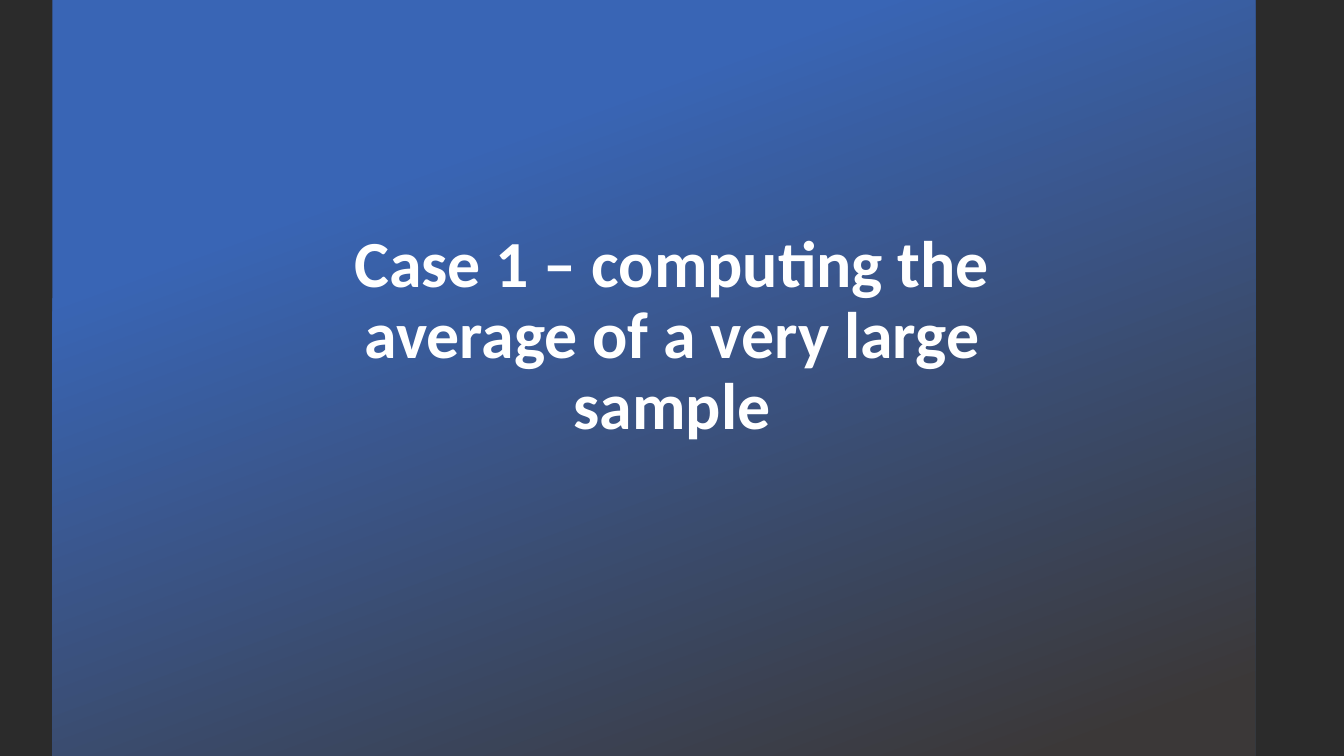
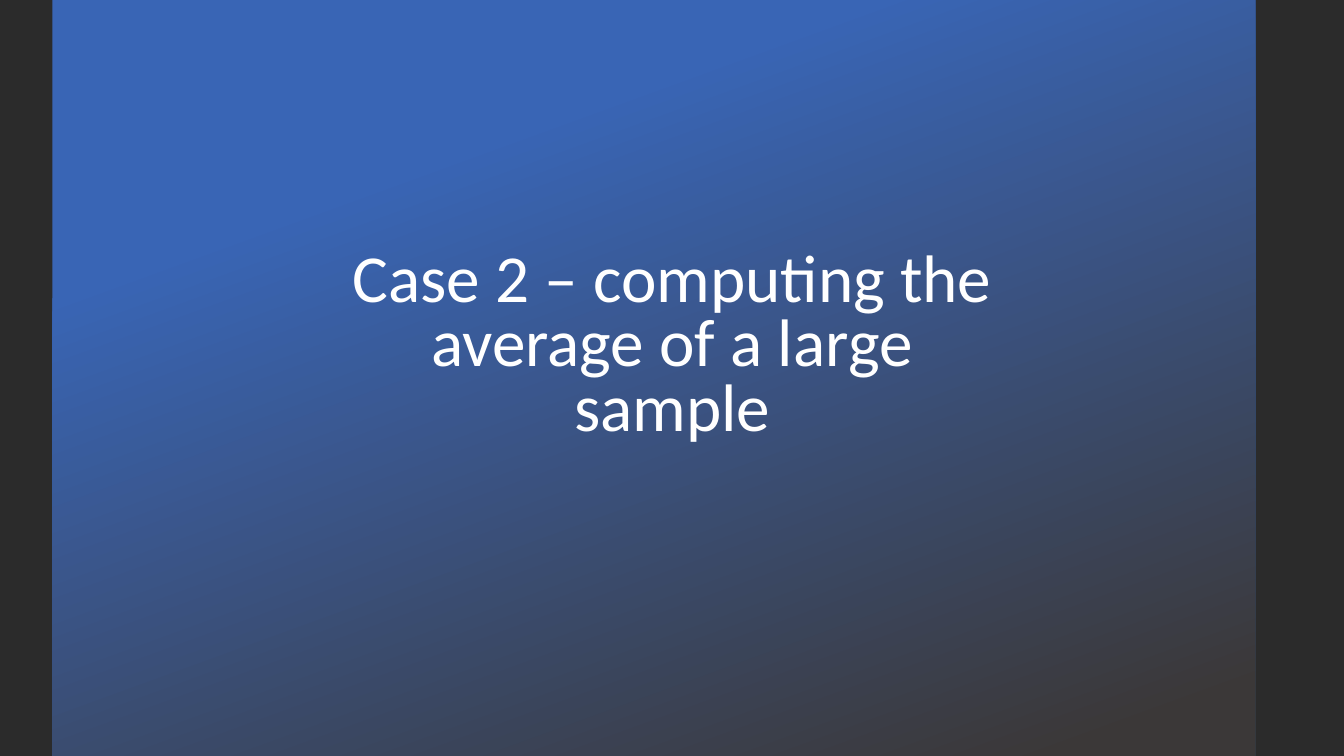
Before and after one commit to andreplima/BoT-in-Python, a slide deck: slide 6 of BoT in Python.pptx (slide 3 before the commit). Drawn at 1344x756 pixels with LibreOffice and Linux fonts; fonts in the diff are those of the drawing; background and template pictures are left out; a plain dark background stands for a picture behind light text. Boxes give left, top, right and bottom in pixels: in the first picture for what was removed or moved away, otherwise in the second. Text is boxed around its words. In the diff, an @@ line names an element or a change of style, - is before the commit and + after.

Commit message:
added case2 under python 3.6

```diff
--- a/BoT in Python.pptx
+++ b/BoT in Python.pptx
@@ text at (353, 255, 991, 442): text changed; size 47 to 48 pt; bold off @@
-Case 1 – computing the average of a very large sample
+Case 2 – computing the average of a large sample
```
Also in this commit, not shown: 4 other slides changed, 2 slides added, 1 slide removed, 6 other files.
